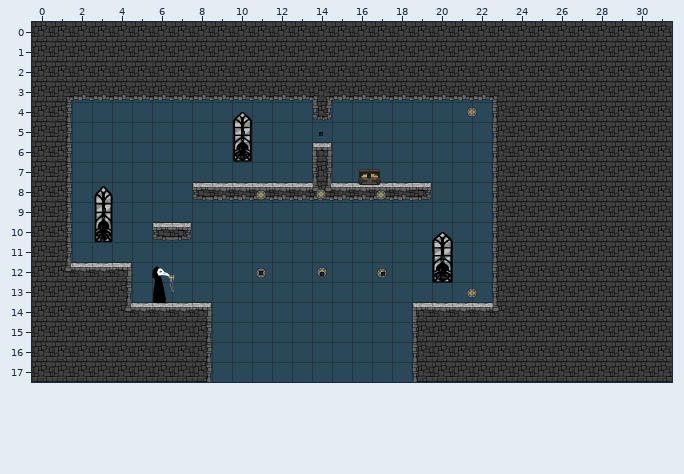
A Tiled map (JSON) gets an edit: Physics/Physics/assets/advanced_movement.tmj. The picture above was drawn from the file before the commit.
Cells are 300x300 px. Shown: x 0..31, y 0..17.
The result:
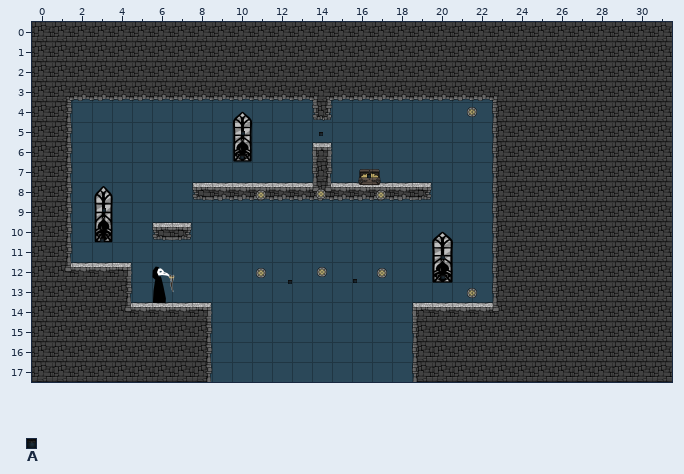
Key: from "backgroundAssets": A 10 "light".
Objects are placed by their top-left corner, in cells (3,4 is the top-left corner of cell 3,4); size is 1x1 cell unless given.
Changes in this commit:
Layer "Action Entities":
Object A "light" at 17.4,12.5 size 0.2x0.2 becomes A "light" at 16,12.8 size 0.2x0.2.
Object A "light" at 11.4,12.5 size 0.2x0.2 becomes A "light" at 12.8,12.9 size 0.2x0.2.
Object A "light" at 14.4,12.5 size 0.2x0.2 is removed.
Pixel boxes of the changes (left, top, right, bottom) in both pictures:
old place: (259, 271, 263, 275)
removed: (320, 273, 324, 276)
old place: (381, 273, 385, 276)
new place: (353, 279, 357, 283)
new place: (289, 280, 292, 284)
